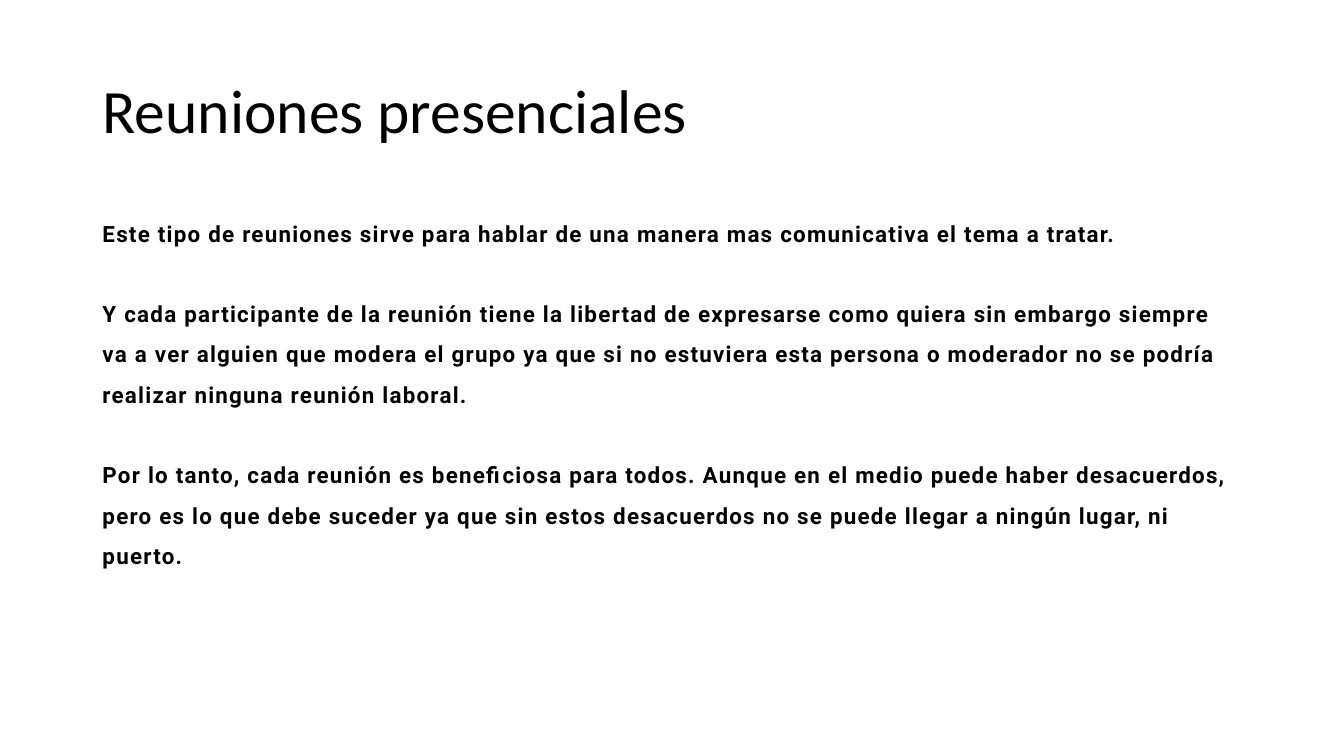
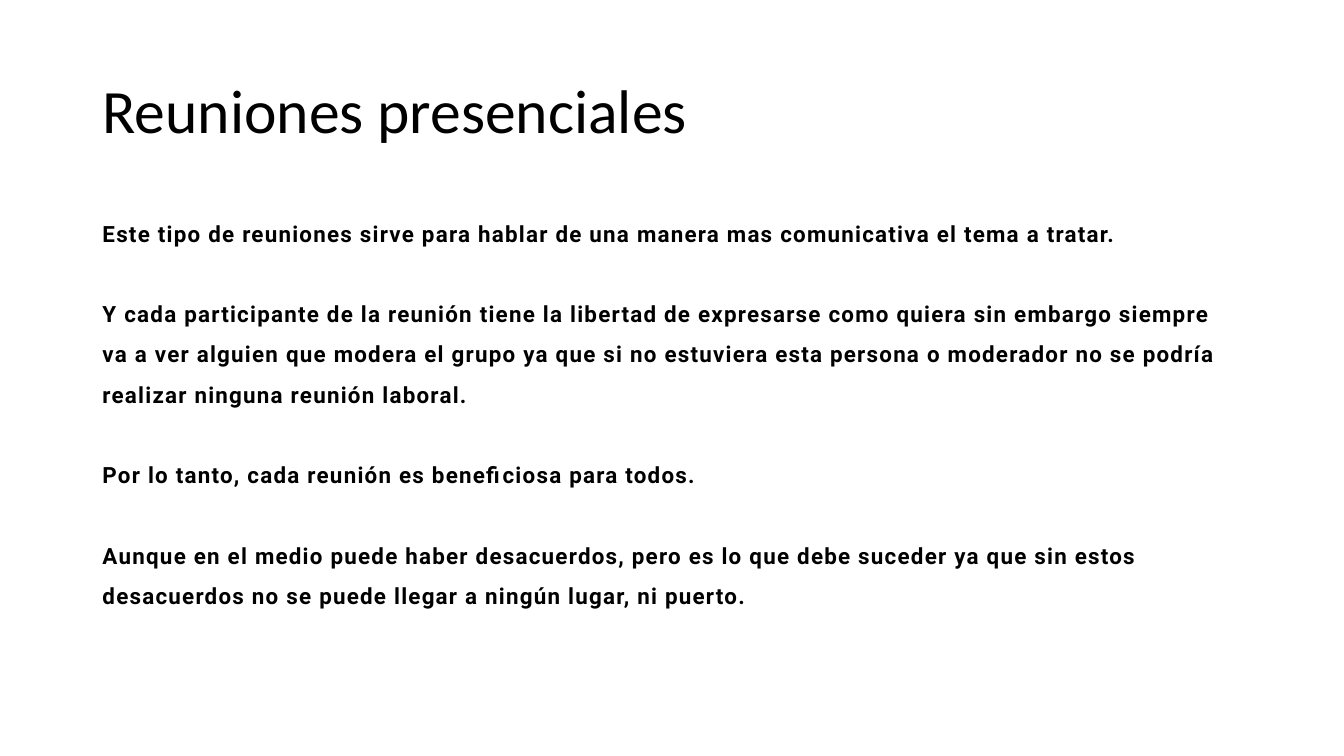
Before and after one commit to abelcondear/course, a slide deck: slide 49 of software-engineer-intro/spanish/pptx/ingeniero-de-software-intro.pptx. Drawn at 1344x756 pixels with LibreOffice and Linux fonts; fonts in the diff are those of the drawing. Boxes give left, top, right and bottom in pixels: in the first picture for what was removed or moved away, otherwise in the second. Text is boxed around its words. In the diff, an @@ line names an element or a change of style, - is before the commit and + after.

```diff
--- a/software-engineer-intro/spanish/pptx/ingeniero-de-software-intro.pptx
+++ b/software-engineer-intro/spanish/pptx/ingeniero-de-software-intro.pptx
@@ text at box(102, 466, 1135, 609): text changed @@
-Por lo tanto, cada reunión es beneficiosa para todos. Aunque en el medio puede haber desacuerdos, pero es lo que debe suceder ya que sin estos desacuerdos no se puede llegar a ningún lugar, ni puerto.
+Por lo tanto, cada reunión es beneficiosa para todos.
+Aunque en el medio puede haber desacuerdos, pero es lo que debe suceder ya que sin estos desacuerdos no se puede llegar a ningún lugar, ni puerto.
```
Also in this commit, not shown: 3 other slides changed, 3 other files.
